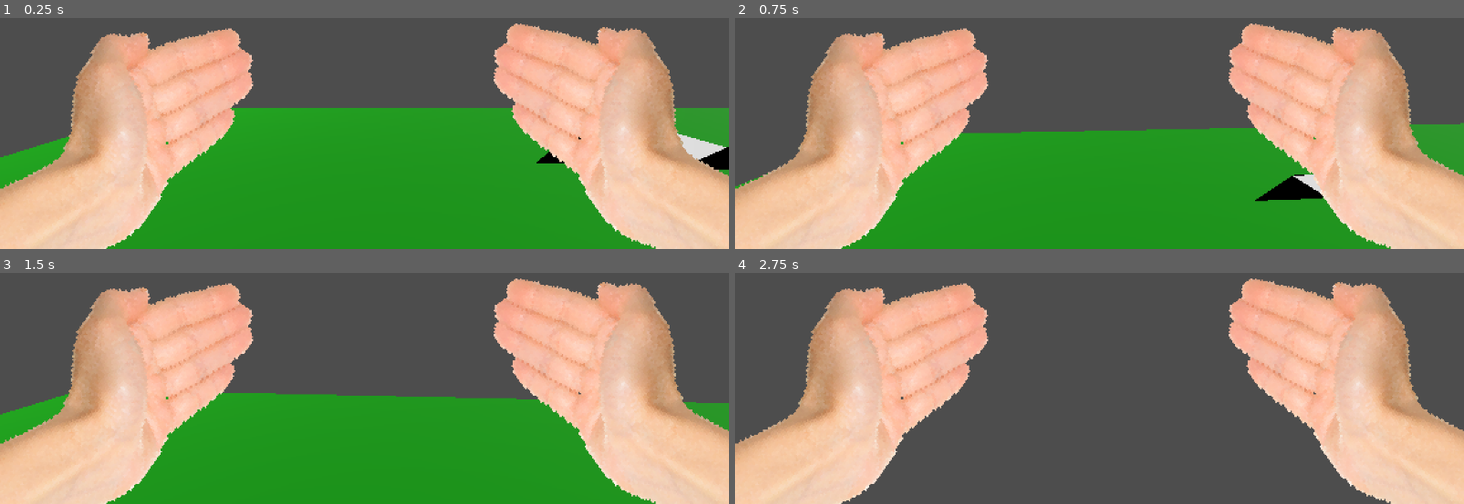
Above: before the commit, frames 1-4 (two rows, left to right).
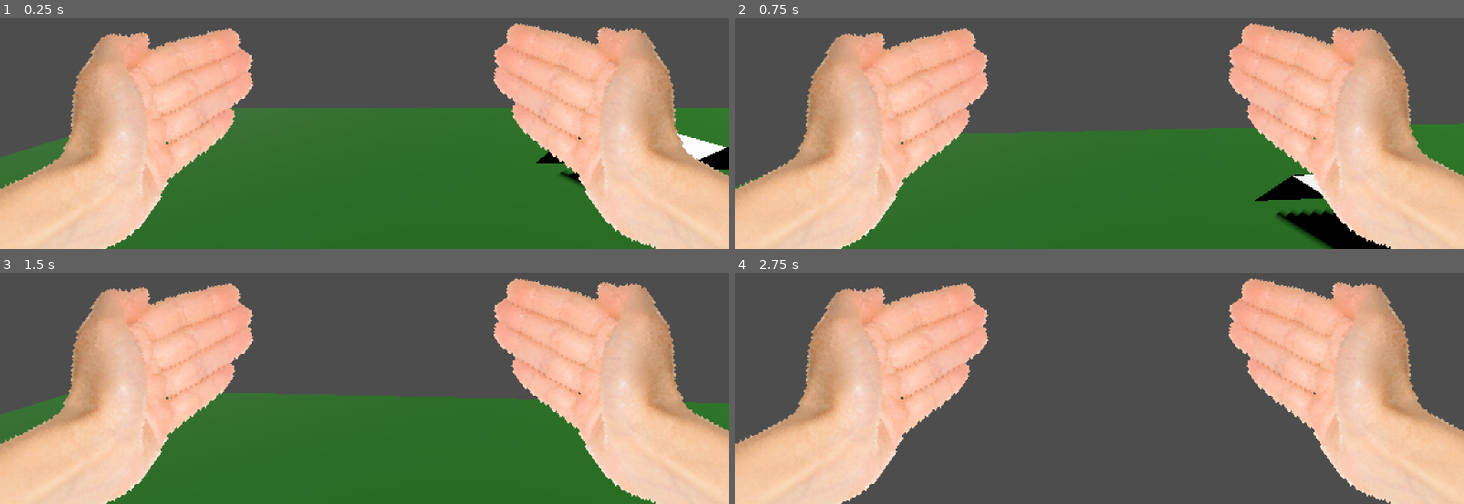
Above: after the commit, the same moments.

Repository: ImFULLof/glass-of-god
Game: Godot game, scene res://world.tscn
Two runs of this game, one before a commit and one after it. Both use one fixed random seed, a clock stepped at 60 frames per second and the inputs below.
Inputs (mouse positions are in pixels of both pictures, inside the frame that each line leads up to):
- Up to frame 1 (0.25 s): no input
- Up to frame 2 (0.75 s): tap Enter (ui_accept) at 0.5 s; move the mouse to (1135, 43) at 0.52 s; hold Up (ui_up) from 0.53 s (still down)
- Up to frame 3 (1.5 s): keep holding Up (ui_up); tap Enter (ui_accept) at 0.77 s; move the mouse to (328, 300) at 1.27 s
- Up to frame 4 (2.75 s): keep holding Up (ui_up); tap Enter (ui_accept) at 1.52 s; move the mouse to (1114, 293) at 2.02 s

The runs differ from the first frame. In frame 1, 35% of the frame differs, in the area x 0-100%, y 38-100%; in frame 2, 30%; in frame 3, 29%; in frame 4, nothing differs.

Commit message:
Lighting System

Diff:
--- /dev/null
+++ b/Outline.gdshader
@@ -0,0 +1,90 @@
+shader_type spatial;
+render_mode unshaded;
+
+uniform sampler2D screen_texture : source_color, hint_screen_texture, filter_nearest;
+uniform sampler2D depth_texture : source_color, hint_depth_texture, filter_nearest;
+uniform sampler2D normal_texture : source_color, hint_normal_roughness_texture, filter_nearest;
+
+uniform float depth_threshold : hint_range(0, 1) = 0.05;
+uniform float reverse_depth_threshold : hint_range(0, 1) = 0.25;
+uniform float normal_threshold : hint_range(0, 1) = 0.6;
+
+uniform float darken_amount : hint_range(0, 1, 0.01) = 0.4;
+uniform float lighten_amount : hint_range(0, 10, 0.01) = 1.5;
+
+uniform vec3 normal_edge_bias = vec3(1, 1, 1);
+uniform vec3 light_direction = vec3(-0.96, -0.18, 0.2);
+
+float get_depth(vec2 screen_uv, mat4 inv_projection_matrix) {
+	float depth = texture(depth_texture, screen_uv).r;
+	vec3 ndc = vec3(screen_uv * 2.0 - 1.0, depth);
+	vec4 view = inv_projection_matrix * vec4(ndc, 1.0);
+	view.xyz /= view.w;
+	return -view.z;
+}
+
+void vertex() {
+	POSITION = vec4(VERTEX, 1.0);
+}
+
+void fragment() {
+	float depth = get_depth(SCREEN_UV, INV_PROJECTION_MATRIX);
+	vec3 normal = texture(normal_texture, SCREEN_UV).xyz * 2.0 - 1.0;
+	vec2 texel_size = 1.0 / VIEWPORT_SIZE.xy;
+
+	vec2 uvs[4];
+	uvs[0] = vec2(SCREEN_UV.x, min(1.0 - 0.001, SCREEN_UV.y + texel_size.y));
+	uvs[1] = vec2(SCREEN_UV.x, max(0.0, SCREEN_UV.y - texel_size.y));
+	uvs[2] = vec2(min(1.0 - 0.001, SCREEN_UV.x + texel_size.x), SCREEN_UV.y);
+	uvs[3] = vec2(max(0.0, SCREEN_UV.x - texel_size.x), SCREEN_UV.y);
+
+	float depth_diff = 0.0;
+	float depth_diff_reversed = 0.0;
+	float nearest_depth = depth;
+	vec2 nearest_uv = SCREEN_UV;
+
+	float normal_sum = 0.0;
+	for (int i = 0; i < 4; i++) {
+		float d = get_depth(uvs[i], INV_PROJECTION_MATRIX);
+		depth_diff += depth - d;
+		depth_diff_reversed += d - depth;
+
+		if (d < nearest_depth) {
+			nearest_depth = d;
+			nearest_uv = uvs[i];
+		}
+
+		vec3 n = texture(normal_texture, uvs[i]).xyz * 2.0 - 1.0;
+		vec3 normal_diff = normal - n;
+
+		// Edge pixels should yield to the normal closest to the bias direction
+		float normal_bias_diff = dot(normal_diff, normal_edge_bias);
+		float normal_indicator = smoothstep(-0.01, 0.01, normal_bias_diff);
+
+		normal_sum += dot(normal_diff, normal_diff) * normal_indicator;
+	}
+	float depth_edge = step(depth_threshold, depth_diff);
+
+	// The reverse depth sum produces depth lines inside of the object, but they don't look as nice as the normal depth_diff
+	// Instead, we can use this value to mask the normal edge along the outside of the object
+	float reverse_depth_edge = step(reverse_depth_threshold, depth_diff_reversed);
+
+	float indicator = sqrt(normal_sum);
+	float normal_edge = step(normal_threshold, indicator - reverse_depth_edge);
+
+	vec3 original = texture(screen_texture, SCREEN_UV).rgb;
+	vec3 nearest = texture(screen_texture, nearest_uv).rgb;
+
+	mat3 view_to_world_normal_mat = mat3(
+            INV_VIEW_MATRIX[0].xyz,
+            INV_VIEW_MATRIX[1].xyz,
+            INV_VIEW_MATRIX[2].xyz
+	);
+	float ld = dot((view_to_world_normal_mat * normal), normalize(light_direction));
+
+	vec3 depth_col = nearest * darken_amount;
+	vec3 normal_col = original * (ld > 0.0 ? darken_amount : lighten_amount);
+	vec3 edge_mix = mix(normal_col, depth_col, depth_edge);
+
+	ALBEDO = mix(original, edge_mix, (depth_edge > 0.0 ? depth_edge : normal_edge));
+}
--- a/world.tscn
+++ b/world.tscn
@@ -11,11 +11,28 @@
 [ext_resource type="PackedScene" uid="uid://c7uej3kiljxwf" path="res://full-cube.gltf" id="8_wse8f"]
 [ext_resource type="PackedScene" uid="uid://bfftwxu01sbb0" path="res://jumpable-cupe.gltf" id="10_ic0uy"]
 [ext_resource type="PackedScene" uid="uid://b2o4vgyfojyi8" path="res://ramp.gltf" id="11_ic0uy"]
+[ext_resource type="Shader" uid="uid://ctnmi5meo447n" path="res://Outline.gdshader" id="12_k3n1d"]
 
 [sub_resource type="CapsuleShape3D" id="CapsuleShape3D_ic0uy"]
 
+[sub_resource type="ShaderMaterial" id="ShaderMaterial_2o6r5"]
+render_priority = 0
+shader = ExtResource("12_k3n1d")
+shader_parameter/depth_threshold = 0.05
+shader_parameter/reverse_depth_threshold = 0.25
+shader_parameter/normal_threshold = 0.6
+shader_parameter/darken_amount = 0.3
+shader_parameter/lighten_amount = 1.5
+shader_parameter/normal_edge_bias = Vector3(1, 1, 1)
+shader_parameter/light_direction = Vector3(-0.96, -0.18, 0.2)
+
+[sub_resource type="QuadMesh" id="QuadMesh_70uel"]
+material = SubResource("ShaderMaterial_2o6r5")
+flip_faces = true
+size = Vector2(2, 2)
+
 [sub_resource type="StandardMaterial3D" id="StandardMaterial3D_f3sb7"]
-albedo_color = Color(0.0392157, 0.666667, 0, 0)
+albedo_color = Color(0.1034, 0.44, 0.066, 1)
 
 [node name="world" type="Node3D"]
 transform = Transform3D(1, 0, 0, 0, 1, 0, 0, 0, 1, 0, 1.19209e-07, 0)
@@ -53,6 +70,12 @@
 transform = Transform3D(1, 0, 0, 0, 1, 0, 0, 0, 1, 0, 1.5, 0)
 current = true
 
+[node name="PostProcessing" type="MeshInstance3D" parent="SubViewportContainer/SubViewport/player/Head/EyeCamera"]
+transform = Transform3D(1, 0.000319699, -0.00055168, -0.000319852, 1, -0.000284219, 0.000551591, 0.000284391, 1, 0.411554, -1.67122, -0.0158009)
+extra_cull_margin = 16384.0
+mesh = SubResource("QuadMesh_70uel")
+skeleton = NodePath("../../../..")
+
 [node name="player" parent="SubViewportContainer/SubViewport/player" instance=ExtResource("3_aqk2v")]
 transform = Transform3D(1.00941, 0, 0, 0, 1.00941, 0, 0, 0, 1.00941, 0, -0.169823, 0)
 visible = false
@@ -89,7 +112,13 @@
 texture = ExtResource("5_gbfbk")
 
 [node name="DirectionalLight3D" type="DirectionalLight3D" parent="SubViewportContainer/SubViewport"]
-transform = Transform3D(0.0982812, -0.684046, 0.722787, -0.183126, 0.701469, 0.688771, -0.978164, -0.200054, -0.0563255, 11.637, 5.76442, -6.17973)
+transform = Transform3D(-0.901481, -0.0412205, -0.430852, -0.34757, 0.662164, 0.663878, 0.25793, 0.748224, -0.611255, -5.22747, 2.1107, -4.40065)
+light_energy = 1.235
+light_indirect_energy = 1.646
+light_volumetric_fog_energy = 2.455
+shadow_enabled = true
+directional_shadow_split_1 = 0.221
+sky_mode = 1
 
 [node name="ground" type="CSGBox3D" parent="SubViewportContainer/SubViewport"]
 transform = Transform3D(5.09987, 0, 0, 0, 0.0278623, 0, 0, 0, 4.20632, 4.36975, 0, 0.777211)
Not shown, added: Outline.gdshader.uid
Not shown: 1 places in world.tscn that only renumber resources
